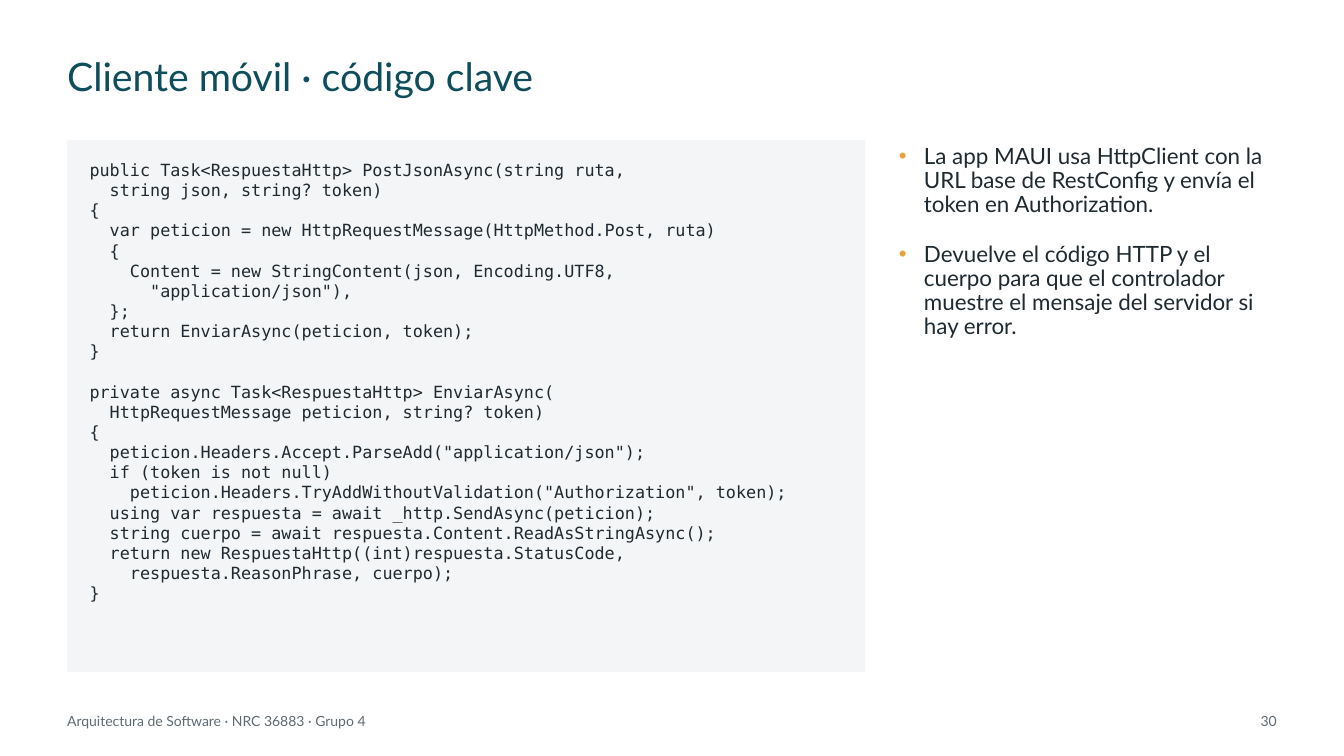
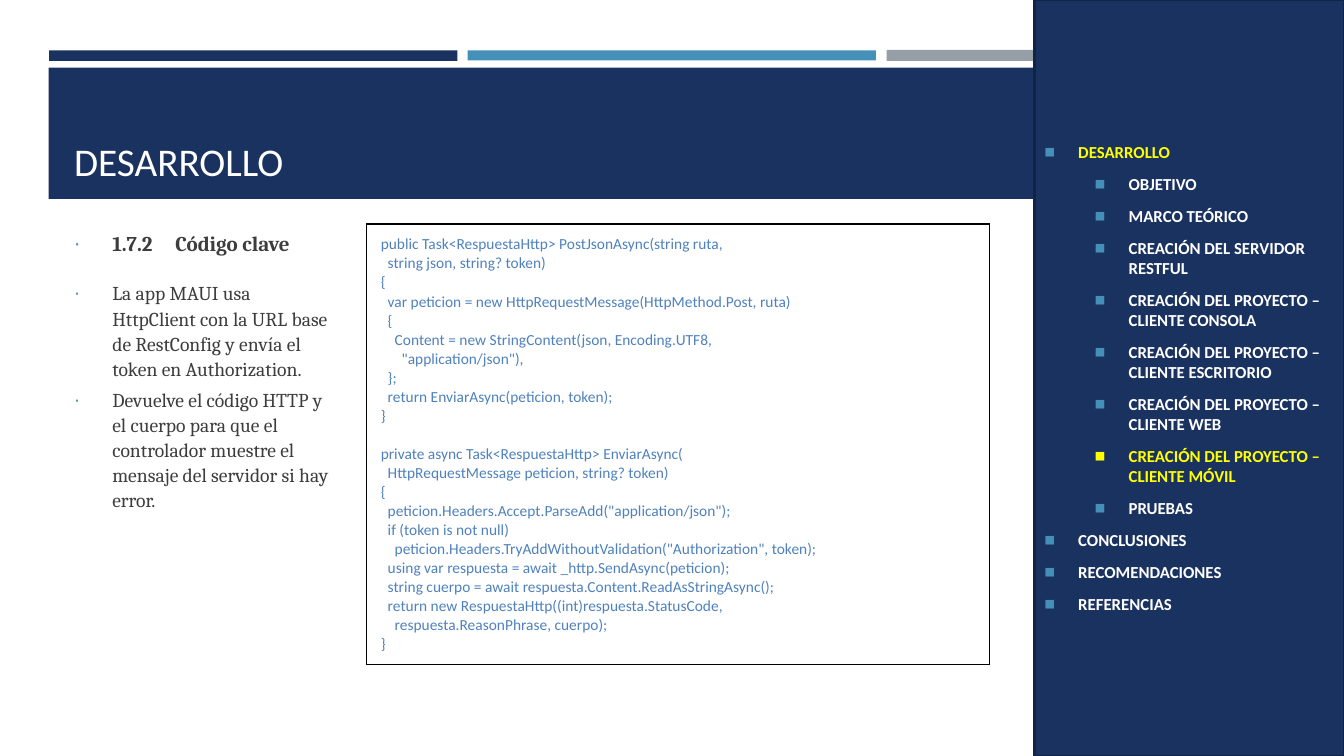
Before and after one commit to IMarcusDev/TI.1.4.-PAO202651_RESTFUL_DOTNET_SINBDD_NRC_36883_GR04, a slide deck: slide 24 of 05. DOCUMENTACION/PRESENTACION TI.1.4. RESTFUL sin BDD en DOTNET GR4.pptx (slide 30 before the commit). Drawn at 1344x756 pixels with LibreOffice and Linux fonts; fonts in the diff are those of the drawing. Boxes give left, top, right and bottom in pixels: in the first picture for what was removed or moved away, otherwise in the second. Text is boxed around its words. In the diff, an @@ line names an element or a change of style, - is before the commit and + after.

```diff
--- a/05. DOCUMENTACION/PRESENTACION TI.1.4. RESTFUL sin BDD en DOTNET GR4.pptx
+++ b/05. DOCUMENTACION/PRESENTACION TI.1.4. RESTFUL sin BDD en DOTNET GR4.pptx
@@ rectangle added at <box>1034,0,1344,756</box>, fill #1A3260, outline #122446 1.75 pt, 12 pt, text #FFFFFF, bold @@
+◼ DESARROLLO
+  ◼ OBJETIVO
+  ◼ MARCO TEÓRICO
+  ◼ CREACIÓN DEL SERVIDOR RESTFUL
+  ◼ CREACIÓN DEL PROYECTO – CLIENTE CONSOLA
+  ◼ CREACIÓN DEL PROYECTO – CLIENTE ESCRITORIO
+  ◼ CREACIÓN DEL PROYECTO – CLIENTE WEB
+  ◼ CREACIÓN DEL PROYECTO – CLIENTE MÓVIL
+  ◼ PRUEBAS
+◼ CONCLUSIONES
+◼ RECOMENDACIONES
+◼ REFERENCIAS
@@ rectangle added at <box>49,50,458,60</box>, fill #1A3260 @@
@@ rectangle added at <box>468,50,876,60</box>, fill #4590B8 @@
@@ rectangle added at <box>886,50,1295,62</box>, fill #969FA7 @@
@@ rectangle added at <box>48,68,1296,199</box>, fill #1A3260 @@
@@ title removed at <box>67,62,533,98</box> @@
-Cliente móvil · código clave
@@ text removed at <box>68,140,866,673</box> @@
-public Task<RespuestaHttp> PostJsonAsync(string ruta,
-string json, string? token)
-{
-var peticion = new HttpRequestMessage(HttpMethod.Post, ruta)
-{
-Content = new StringContent(json, Encoding.UTF8,
-"application/json"),
-};
-return EnviarAsync(peticion, token);
-}
-private async Task<RespuestaHttp> EnviarAsync(
-HttpRequestMessage peticion, string? token)
-{
-peticion.Headers.Accept.ParseAdd("application/json");
-if (token is not null)
-peticion.Headers.TryAddWithoutValidation("Authorization", token);
-using var respuesta = await _http.SendAsync(peticion);
-string cuerpo = await respuesta.Content.ReadAsStringAsync();
-return new RespuestaHttp((int)respuesta.StatusCode,
-respuesta.ReasonPhrase, cuerpo);
-}
@@ title added at <box>74,150,283,177</box>, 28 pt, text #FFFFFF @@
+DESARROLLO
@@ text "1.7.2 Código clave": place and size @@
-text "1.7.2 Código clave" at <box>924,147,1262,338</box>
+text "1.7.2 Código clave" at <box>112,237,328,507</box>
@@ text at <box>112,237,152,251</box>: paragraph added @@
+∙ 1.7.2 Código clave
@@ table added at <box>367,224,990,637</box>, 1 rows, 1 columns @@
+public Task<RespuestaHttp> PostJsonAsync(string ruta, / string json, string? token) / { / var peticion = new HttpRequestMessage(HttpMethod.Post, ruta) / { / Content = new StringContent(json, Encoding.UTF8, / "application/json"), / }; / return EnviarAsync(peticion, token); / } / private async Task<RespuestaHttp> EnviarAsync( / HttpRequestMessage peticion, string? token) / { / peticion.Headers.Accept.ParseAdd("application/json"); / if (token is not null) / peticion.Headers.TryAddWithoutValidation("Authorization", token); / using var respuesta = await _http.SendAsync(peticion); / string cuerpo = await respuesta.Content.ReadAsStringAsync(); / return new RespuestaHttp((int)respuesta.StatusCode, / respuesta.ReasonPhrase, cuerpo); / }
@@ text at <box>112,287,328,507</box>: size 16 to 14 pt, font Lato to Cambria, text colour #1F2A30 to #3D3D3D; bullet • to ∙; line spacing 0.9 to 1.07; less space between paragraphs; bullet colour #E8A33D to #4590B8 @@
@@ text removed at <box>67,715,366,729</box> @@
-Arquitectura de Software · NRC 36883 · Grupo 4
@@ page number removed at <box>1261,716,1277,726</box> @@
-30
```
Also in this commit, not shown: 23 other slides changed, 6 slides added, 14 slides removed.
